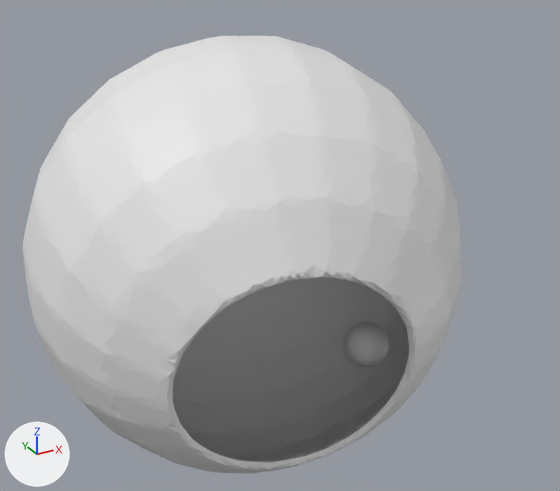
Two versions of the OBJ model dataset/fix/e_data/train_mesh/out_2_0_0.obj, one commit apart.
Both versions are drawn from a 50 mm camera at (-0.312, -0.427, 0.314) aimed at (-0.016, 0.11, 0.045). Every picture has the same lights, and +X, +Y and +Z are marked at lower left. Where no turn or scale is listed for an object, it has been applied to the vertices.

The first picture shows 'out_2_0_0'.
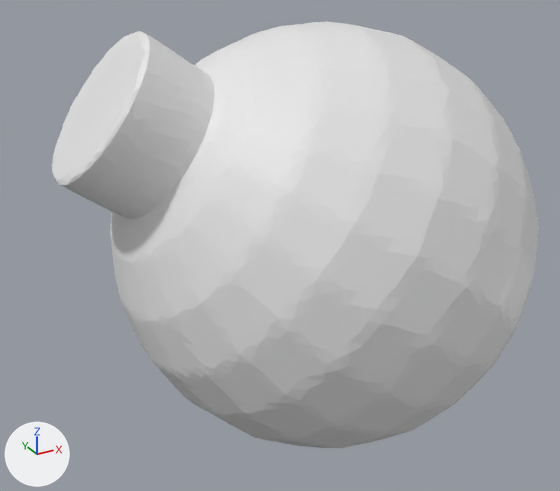
Scene script edits in JSON lines:
```json
{"block": "me_out_2_0_0", "where": "me_out_2_0_0.from_pydata(...)  # 15378 vertices, 30756 faces; spans x -0.233..0.095, y -0.091..0.285, z -0.099..0.229"}
{"block": "me_out_2_0_0", "where": "# used by ob_out_2_0_0; location = (0.0, 0.0, 0.0)"}
{"block": "me_out_2_0_0", "change": "me_out_2_0_0 part 1: the loose piece of 5002 vertices spanning x -0.017..0.017, y -0.018..0.018, z -0.017..0.017 is multiplied about its middle by the matrix ((0.43, -1.004, -0.247), (0.029, 0.28, -1.084), (1.034, 0.409, 0.134))"}
{"block": "me_out_2_0_0", "change": "me_out_2_0_0 part 2: the loose piece of 10376 vertices spanning x -0.233..0.095, y -0.091..0.285, z -0.099..0.229 is multiplied about its middle by the matrix ((0.43, -1.004, -0.247), (0.029, 0.28, -1.084), (1.034, 0.409, 0.134)), then moved by (0.073, 0.029, -0.012)"}
```

Changed parts and their boxes (x1, y1, x2, y2) in the pictures (560 x 491 px; the box of a moved part takes in the faces that stretch with it):
```json
{"object": "out_2_0_0", "change": "reshaped", "before": [23, 36, 462, 474], "after": [52, 21, 539, 448], "on screen": "11% wider"}
{"part": 1, "of": "me_out_2_0_0", "change": "moved or reshaped", "before": [344, 322, 389, 367], "on screen": "not visible afterwards"}
{"part": 2, "of": "me_out_2_0_0", "change": "moved or reshaped", "before": [23, 36, 462, 474], "after": [52, 21, 539, 448]}
```
